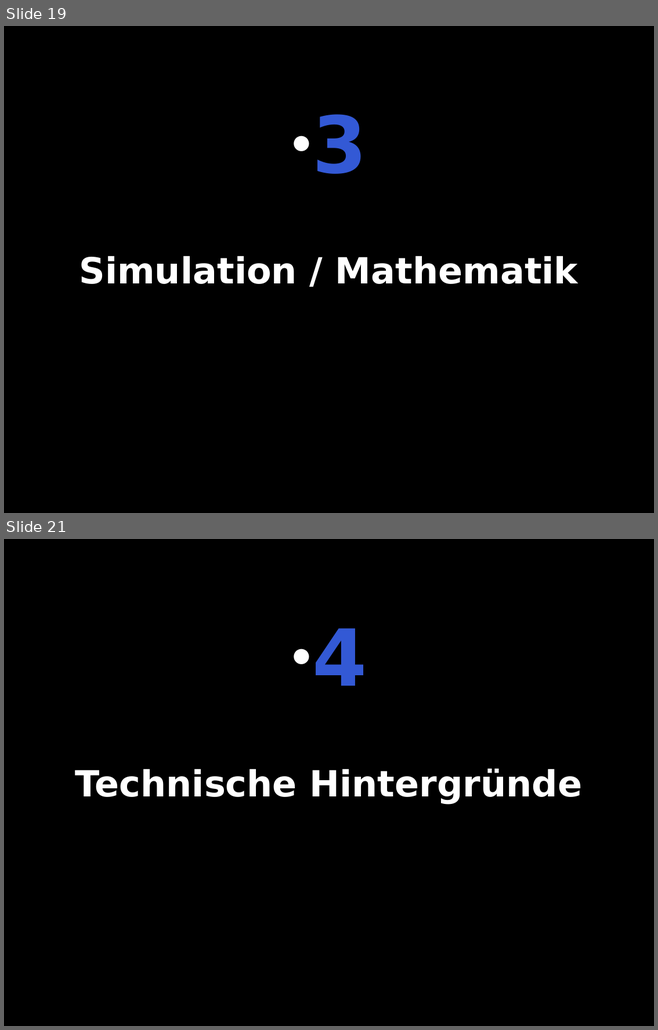
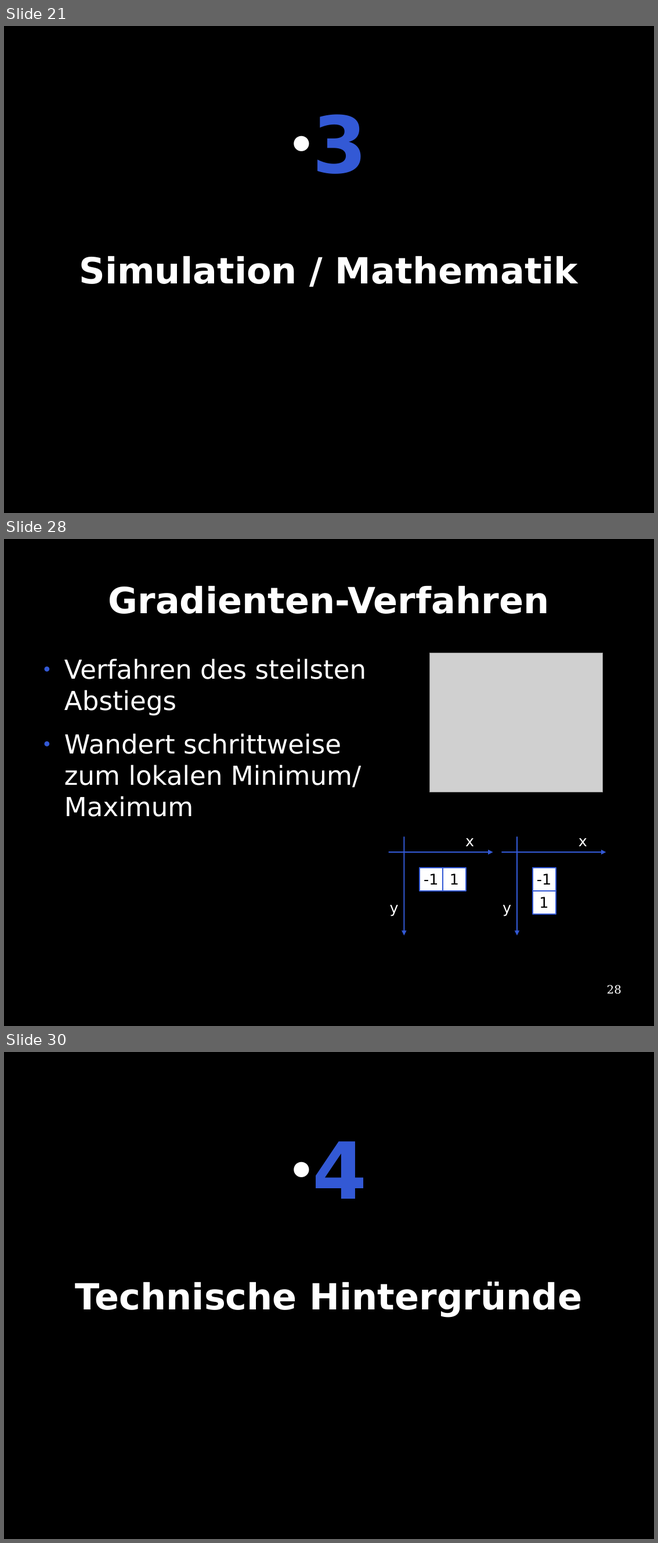
Before and after one commit to te-bachi/SimulationDoc, a slide deck: präsentation/Präsentation.odp. Shown one above the other, each under a label of ours: slides 19 and 21 before the commit, slides 21, 28 and 30 after it; the slides between them are not shown. The pictures are 658x1030 and 658x1543 pixels, drawn with LibreOffice and Linux fonts; fonts in the diff are those of the drawing; grey boxes stand for pictures. Boxes give left, top, right and bottom in pixels: in the first picture for what was removed or moved away, otherwise in the second. Text is boxed around its words. In the diff, an @@ line names an element or a change of style, - is before the commit and + after.

```diff
--- a/präsentation/Präsentation.odp
+++ b/präsentation/Präsentation.odp
@@ slide 28 added at (4,539,654,1026), background #000000 @@
@@ title added at (108,585,549,614), 44 pt, text #FFFFFF, bold @@
+Gradienten-Verfahren
@@ text added at (64,658,366,817), 32 pt, text #FFFFFF @@
+● Verfahren des steilsten
+  Abstiegs
+● Wandert schrittweise
+  zum lokalen Minimum/
+  Maximum
@@ picture added at (430,653,603,792) @@
@@ arrow added from (404, 837) to (404, 936), #3359D5 1.42 pt @@
@@ text added at (465,838,474,846), 18 pt, text #FFFFFF @@
+x
@@ arrow added from (517, 837) to (517, 936), #3359D5 1.42 pt @@
@@ text added at (578,838,587,846), 18 pt, text #FFFFFF @@
+x
@@ arrow added from (389, 852) to (493, 852), #3359D5 1.42 pt @@
@@ rectangle added at (420,868,442,891), fill #FFFFFF, outline #3359D5 1.42 pt, 18 pt, text #000000 @@
+-1
@@ rectangle added at (442,868,466,891), fill #FFFFFF, outline #3359D5 1.42 pt, 18 pt, text #000000 @@
+1
@@ arrow added from (502, 852) to (606, 852), #3359D5 1.42 pt @@
@@ rectangle added at (532,868,555,891), fill #FFFFFF, outline #3359D5 1.42 pt, 18 pt, text #000000 @@
+-1
@@ rectangle added at (532,891,555,914), fill #FFFFFF, outline #3359D5 1.42 pt, 18 pt, text #000000 @@
+1
@@ text added at (390,905,398,917), 18 pt, text #FFFFFF @@
+y
@@ text added at (502,905,511,917), 18 pt, text #FFFFFF @@
+y
@@ page number added at (607,985,621,994), 14 pt, text #FFFFFF @@
+28
@@ what was slide 19 is now slide 21 @@
@@ what was slide 21 is now slide 30 @@
```
Also in this commit, not shown: 14 slides changed, 14 other slides added, 6 slides removed.
